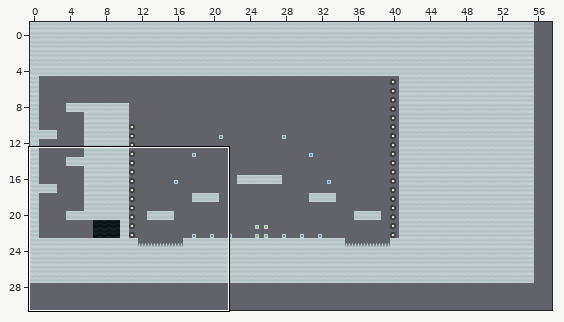
A Tiled map gets an edit: assets/tilemaps/arena_01.tmx. Above, an overview of the earlier version with the close-up marked.
Close-up. Before the edit:
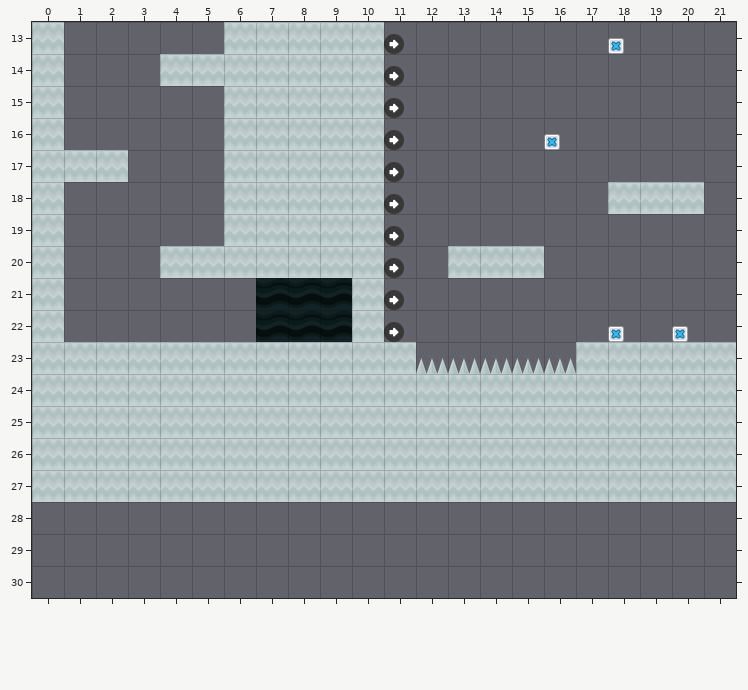
Cells are 128x128 px. Shown: x 0..21, y 13..30. The commit also changed other parts of the map, which this record leaves out.
And afterwards:
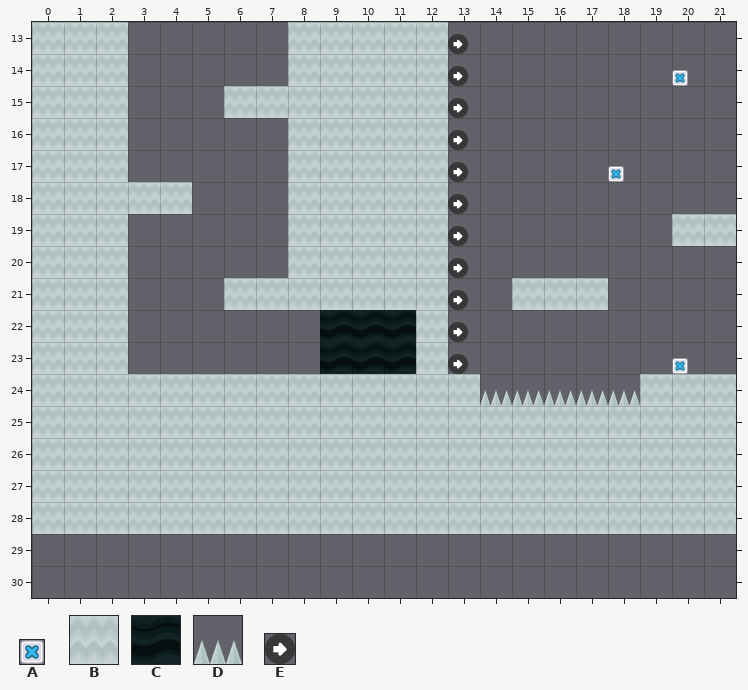
Key: from "enemy": A 15 "blue_cross"; from "groundMarble": B 0 "dirtCenter", C 4 "snowDark"; from "groundStone": D 12 "spikes"; from "wjump": E 1 "right".
_ is an empty cell, # one hidden under a higher layer.
What changed:
Layer "Platforms":
y 13: x 2 _ -> B; x 6..7 BB -> __; x 11..12 __ -> BB
y 14: x 2 _ -> B; x 4..7 BBBB -> ____; x 11..12 __ -> BB
y 15: x 2 _ -> B; x 11..12 __ -> BB
y 16: x 2 _ -> B; x 6..7 BB -> __; x 11..12 __ -> BB
y 17: x 6..7 BB -> __; x 11..12 __ -> BB
y 18: x 2..4 ___ -> BBB; x 6..7 BB -> __; x 11..12 __ -> BB; x 18..20 BBB -> ___
y 19: x 2 _ -> B; x 6..7 BB -> __; x 11..12 __ -> BB; x 20..21 __ -> BB
y 20: x 2 _ -> B; x 4..7 BBBB -> ____; x 11..15 __BBB -> BB___
y 21: x 2 _ -> B; x 6..9 ____ -> BBBB; x 11..12 __ -> BB; x 15..17 ___ -> BBB
y 22: x 2 _ -> B; x 10 B -> _; x 12 _ -> B
y 23: x 3..12 BBBBBBBBB_ -> _________B; x 17..21 BBBBB -> _____
y 24: x 14..18 ##### -> _____
Layer "Hazard":
y 23: x 12..16 DDDDD -> _____
y 24: x 14..18 _____ -> DDDDD
Layer "Wall Jump":
y 13..22: x 11 E -> _; x 13 _ -> E
y 23: x 13 _ -> E
Layer "Enemy Spawn":
y 13: x 18 A -> _
y 14: x 20 _ -> A
y 16: x 16 A -> _
y 17: x 18 _ -> A
y 22: x 18 A -> _; x 20 A -> _
y 23: x 20 _ -> A
Layer "Background":
y 21: x 7..9 CCC -> ___
y 22: x 7..8 CC -> __; x 10..11 __ -> CC
y 23: x 9..11 ___ -> CCC
Layer "Foreground":
y 13..16: x 1 _ -> B
y 18..22: x 1 _ -> B
y 24: x 14..18 BBBBB -> _____
y 28: x 0..21 ______________________ -> BBBBBBBBBBBBBBBBBBBBBB
Boxes around the changes in both close-ups, in picture pixels (x1, y1, x2, y2):
changed: (64, 22, 736, 406)
added: (32, 502, 736, 534)
